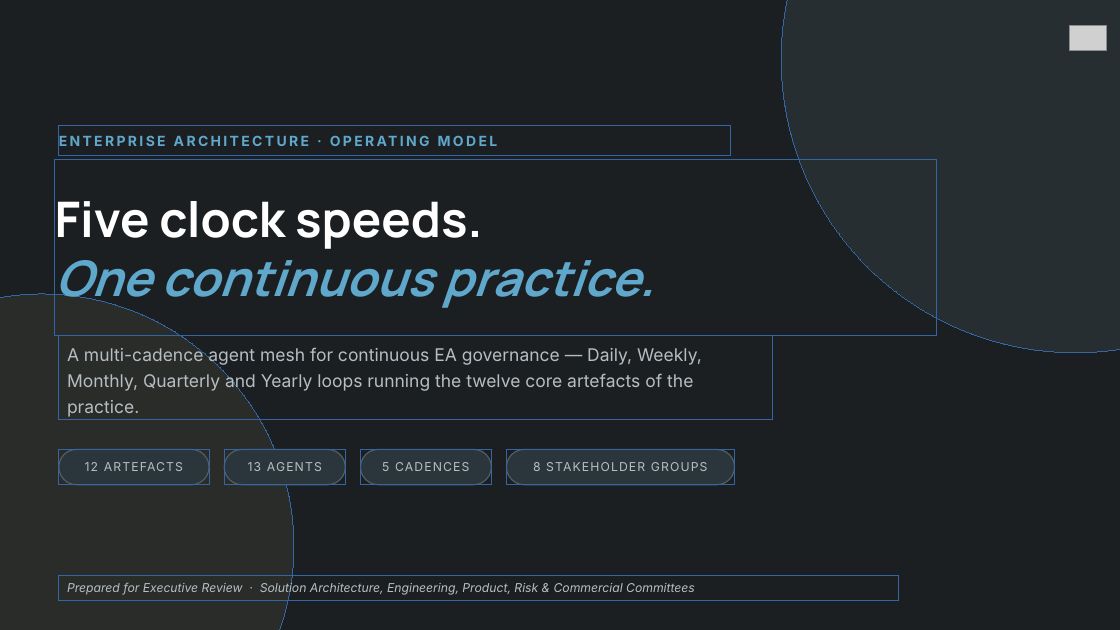
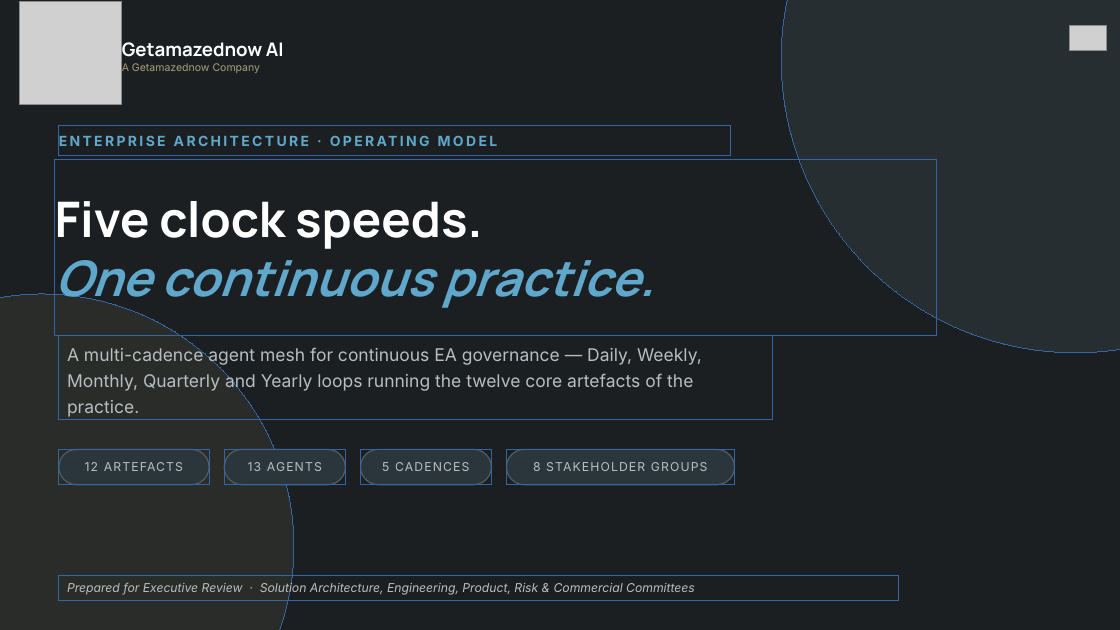
Before and after one commit to getamazednow/Ea-Agent-Mesh, a slide deck: slide 1 of docs/deck/Agentic-EA-Operating-Model.pptx. Drawn at 1120x630 pixels with LibreOffice and Linux fonts; fonts in the diff are those of the drawing; grey boxes stand for pictures; background and template pictures are left out. Boxes give left, top, right and bottom in pixels: in the first picture for what was removed or moved away, otherwise in the second. Text is boxed around its words. In the diff, an @@ line names an element or a change of style, - is before the commit and + after.

```diff
--- a/docs/deck/Agentic-EA-Operating-Model.pptx
+++ b/docs/deck/Agentic-EA-Operating-Model.pptx
@@ picture added at bbox=[19, 2, 122, 104] @@
@@ text added at bbox=[122, 42, 284, 73], 9 pt, text #A8A17B @@
+Getamazednow AI
+A Getamazednow Company
```
Also in this commit, not shown: 1 other slide changed, 29 other files.
